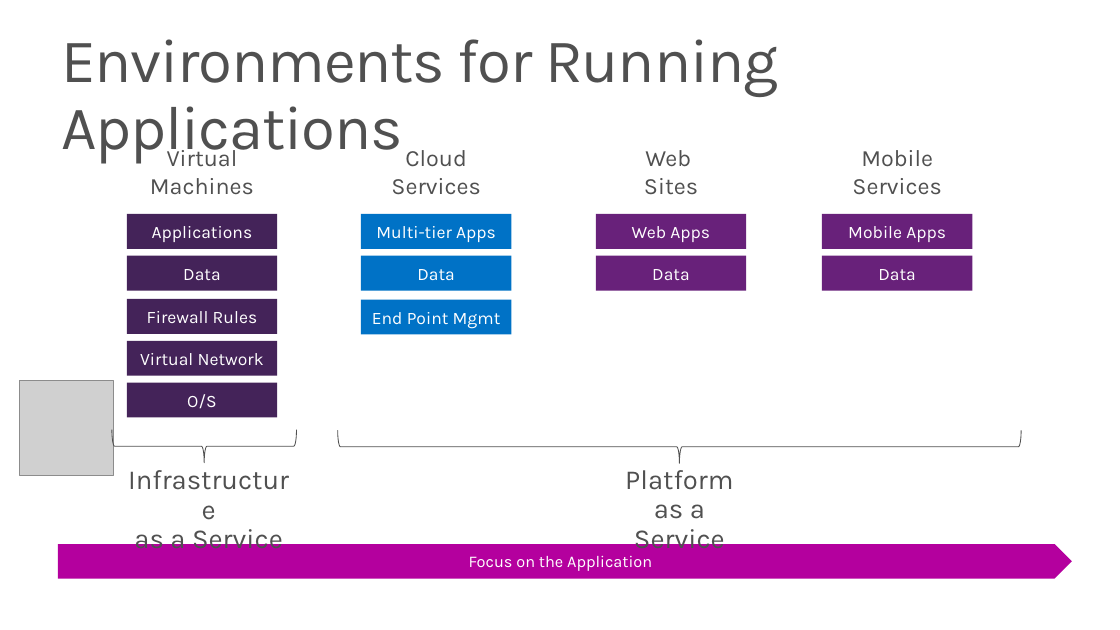
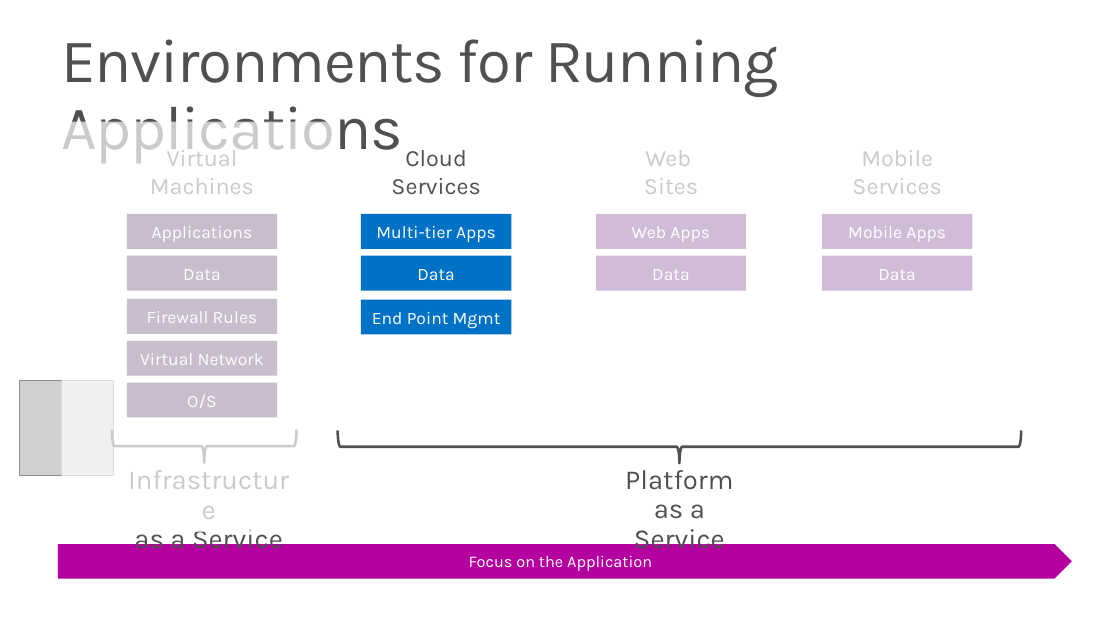
Before and after one commit to JMayrbaeurl/GotoZurich2013JavaOnAzureSample, a slide deck: slide 8 of Java, NoSQL and Windows Azure.pptx. Drawn at 1120x630 pixels with LibreOffice and Linux fonts; fonts in the diff are those of the drawing; grey boxes stand for pictures; background and template pictures are left out. Boxes give left, top, right and bottom in pixels: in the first picture for what was removed or moved away, otherwise in the second. Text is boxed around its words. In the diff, an @@ line names an element or a change of style, - is before the commit and + after.

```diff
--- a/Java, NoSQL and Windows Azure.pptx
+++ b/Java, NoSQL and Windows Azure.pptx
@@ rectangle added at (x1=62, y1=122, x2=334, y2=532), fill #FFFFFF at 70% opacity @@
@@ rectangle added at (x1=581, y1=128, x2=996, y2=430), fill #FFFFFF at 70% opacity @@
@@ right brace at (x1=112, y1=430, x2=296, y2=463): outline #505050 0.75 pt to #505050 2.25 pt @@
@@ right brace at (x1=338, y1=430, x2=1021, y2=463): outline #505050 0.75 pt to #505050 2.25 pt @@
```
Also in this commit, not shown: 11 other slides changed, 3 slides added, 1 slide removed.
